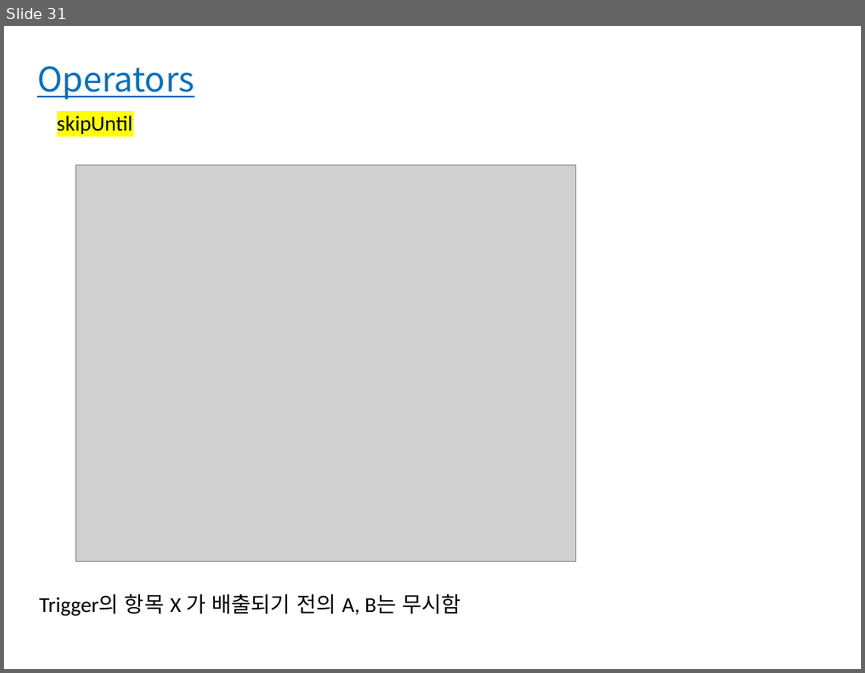
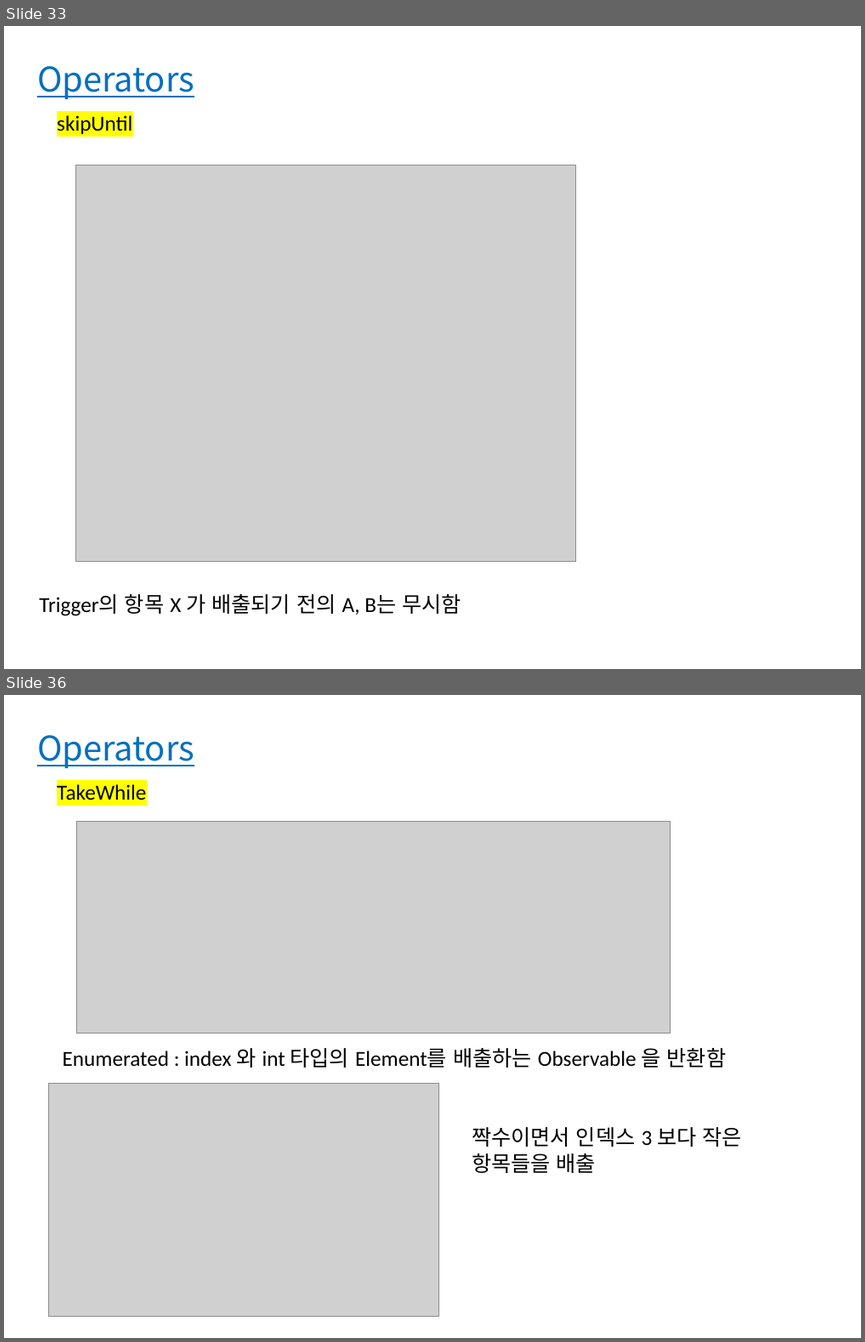
Before and after one commit to bbangbin97/RxSwift_Project, a slide deck: RxSwift.pptx. Shown one above the other, each under a label of ours: slide 31 before the commit, slides 33 and 36 after it; the slides between them are not shown. The pictures are 865x673 and 865x1342 pixels, drawn with LibreOffice and Linux fonts; fonts in the diff are those of the drawing; grey boxes stand for pictures. Boxes give left, top, right and bottom in pixels: in the first picture for what was removed or moved away, otherwise in the second. Text is boxed around its words. In the diff, an @@ line names an element or a change of style, - is before the commit and + after.

```diff
--- a/RxSwift.pptx
+++ b/RxSwift.pptx
@@ slide 36 added at box(4, 695, 861, 1338), background #FFFFFF @@
@@ text added at box(37, 735, 194, 768), 28.5 pt, text #0070C0, underline @@
+Operators
@@ text added at box(57, 784, 146, 800), 18 pt, text #000000 @@
+TakeWhile
@@ picture added at box(77, 821, 670, 1032) @@
@@ text added at box(63, 1048, 726, 1067), 18 pt, text #000000 @@
+Enumerated : index 와 int 타입의 Element를 배출하는 Observable 을 반환함
@@ picture added at box(48, 1083, 439, 1315) @@
@@ text added at box(472, 1127, 741, 1173), 18 pt, text #000000 @@
+짝수이면서 인덱스 3 보다 작은 항목들을 배출
@@ what was slide 31 is now slide 33 @@
```
Also in this commit, not shown: 1 slide changed, 12 other slides added.
